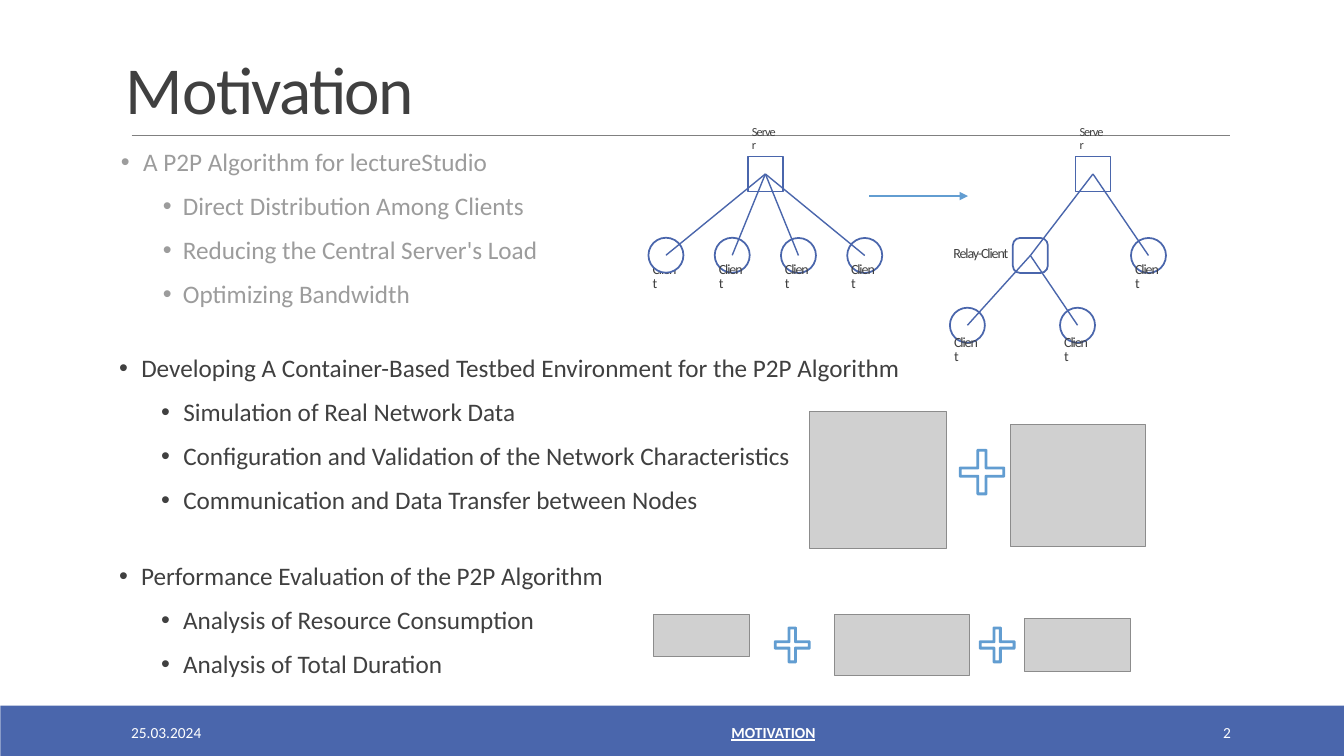
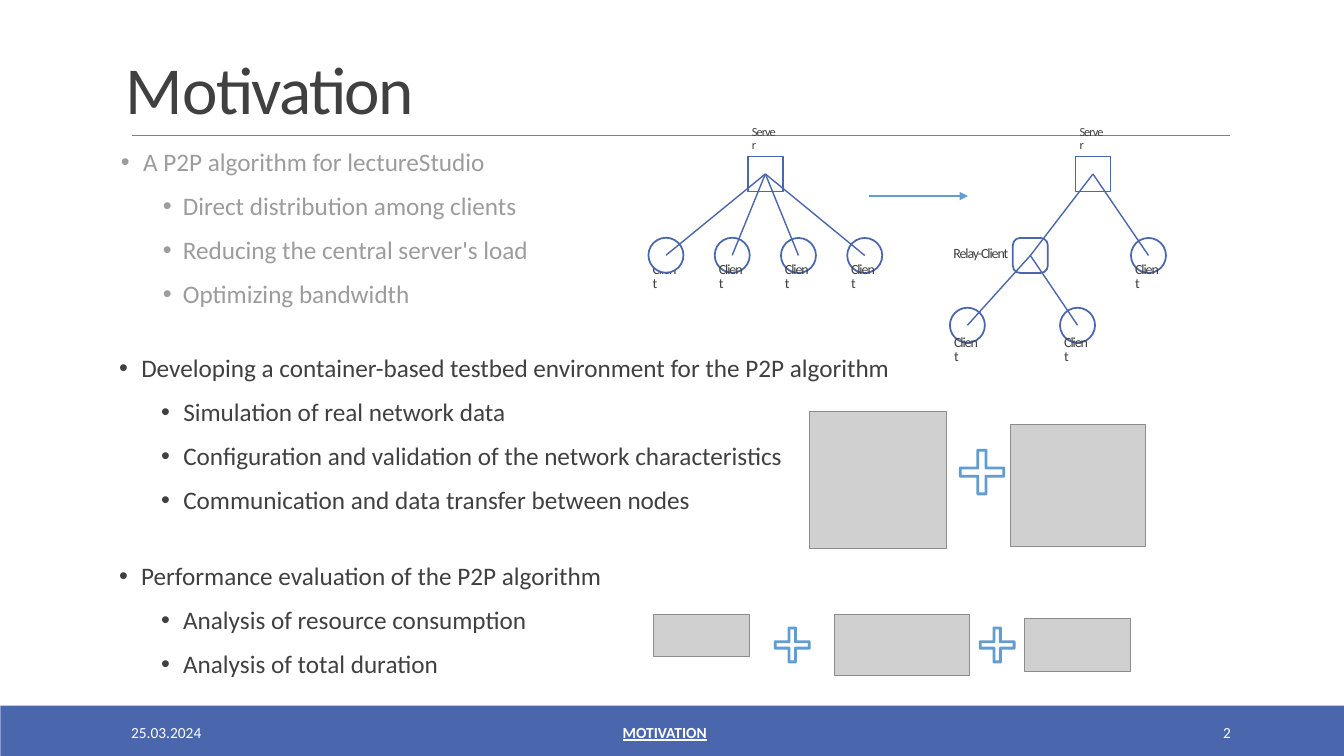
Before and after one commit to oezcankaraca/abschlussvortrag, a slide deck: slide 2 of Abschlussvortrag.pptx. Drawn at 1344x756 pixels with LibreOffice and Linux fonts; fonts in the diff are those of the drawing; grey boxes stand for pictures. Boxes give left, top, right and bottom in pixels: in the first picture for what was removed or moved away, otherwise in the second. Text is boxed around its words. In the diff, an @@ line names an element or a change of style, - is before the commit and + after.

```diff
--- a/Abschlussvortrag.pptx
+++ b/Abschlussvortrag.pptx
@@ text at [143, 153, 527, 307]: text changed @@
-• A P2P Algorithm for lectureStudio
-  • Direct Distribution Among Clients
-  • Reducing the Central Server's Load
-  • Optimizing Bandwidth
+• A P2P algorithm for lectureStudio
+  • Direct distribution among clients
+  • Reducing the central server's load
+  • Optimizing bandwidth
@@ text at [141, 359, 889, 509]: text changed @@
-• Developing A Container-Based Testbed Environment for the P2P Algorithm
-  • Simulation of Real Network Data
-  • Configuration and Validation of the Network Characteristics
-  • Communication and Data Transfer between Nodes
+• Developing a container-based testbed environment for the P2P algorithm
+  • Simulation of real network data
+  • Configuration and validation of the network characteristics
+  • Communication and data transfer between nodes
@@ text at [141, 567, 601, 677]: text changed @@
-• Performance Evaluation of the P2P Algorithm
-  • Analysis of Resource Consumption
-  • Analysis of Total Duration
+• Performance evaluation of the P2P algorithm
+  • Analysis of resource consumption
+  • Analysis of total duration
@@ text "MOTIVATION" at [623, 728, 707, 741]: alignment centre to left @@
```
Also in this commit, not shown: 20 other slides changed, 2 slides removed, 2 other files.
